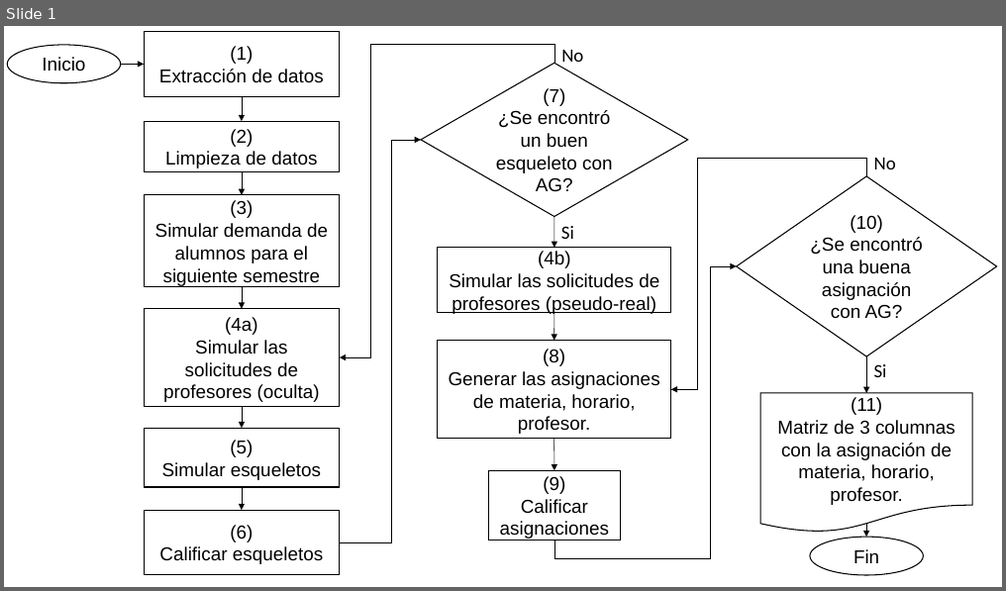
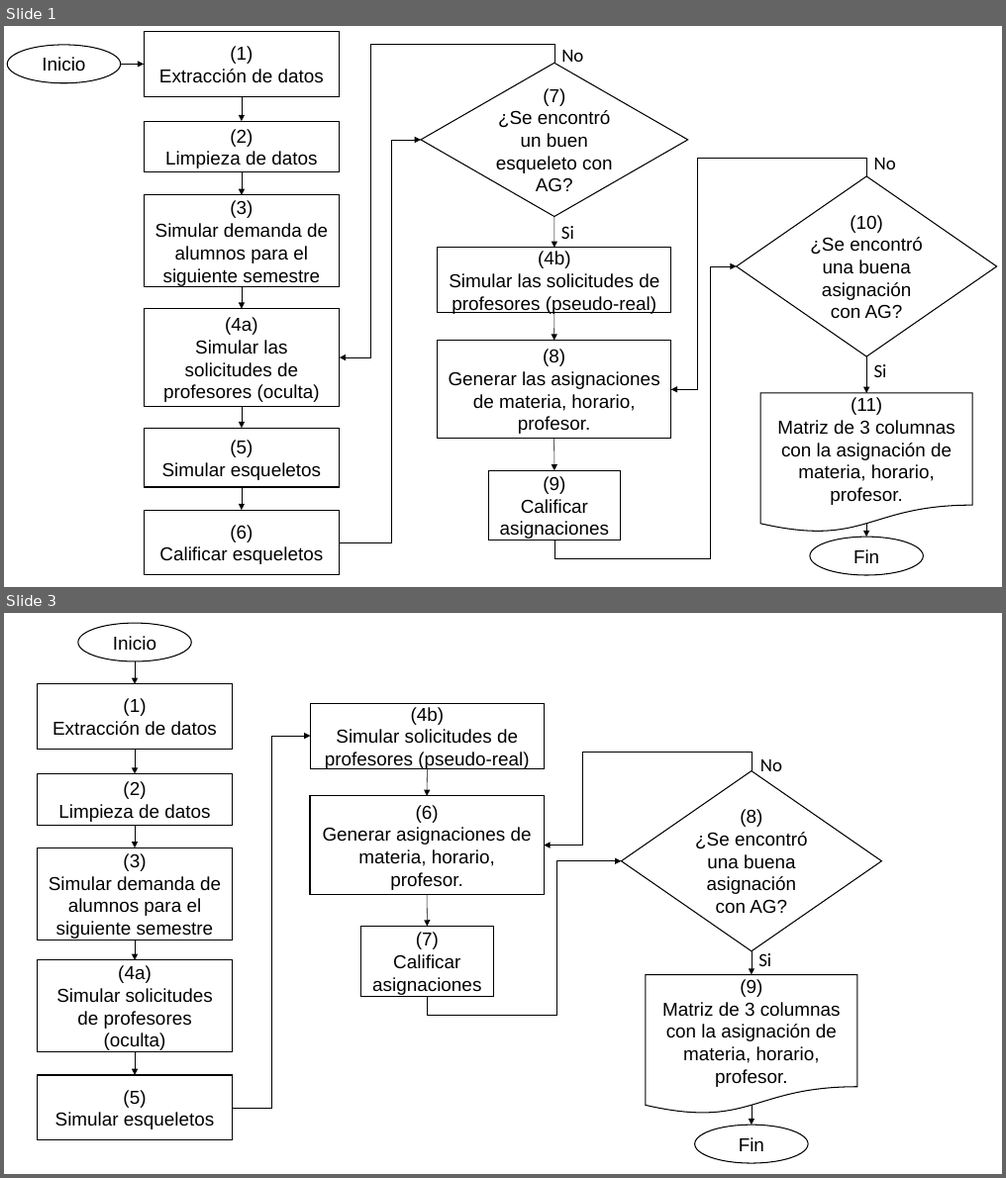
Before and after one commit to ArrigoCoen/Faculty_schedule_simulation, a slide deck: Hidden_files/Tesis/Otros/DiagramaFlujo.pptx. Shown one above the other, each under a label of ours: slide 1 before the commit, slides 1 and 3 after it; the slides between them are not shown. The pictures are 1006x591 and 1006x1178 pixels, drawn with LibreOffice and Linux fonts; fonts in the diff are those of the drawing. Boxes give left, top, right and bottom in pixels: in the first picture for what was removed or moved away, otherwise in the second. Text is boxed around its words. In the diff, an @@ line names an element or a change of style, - is before the commit and + after.

```diff
--- a/Hidden_files/Tesis/Otros/DiagramaFlujo.pptx
+++ b/Hidden_files/Tesis/Otros/DiagramaFlujo.pptx
@@ slide 3 added at [4,613,1002,1174], background #FFFFFF @@
@@ ellipse added at [78,623,191,661], outline #000000 1 pt, 18 pt, text #000000 @@
+Inicio
@@ arrow added from (135, 662) to (135, 684), #000000 0.5 pt @@
@@ rectangle added at [37,684,233,750], outline #000000 1 pt, 18 pt, text #000000 @@
+(1)
+Extracción de datos
@@ rectangle added at [310,703,544,768], outline #000000 1 pt, 18 pt, text #000000 @@
+(4b)
+Simular solicitudes de profesores (pseudo-real)
@@ arrow added from (135, 750) to (135, 774), #000000 0.5 pt @@
@@ elbow arrow added from (233, 1108) to (310, 736), #000000 0.5 pt @@
@@ elbow arrow added from (751, 771) to (544, 845), #000000 0.5 pt @@
@@ text added at [760,760,782,771], 18 pt, text #000000 @@
+No
@@ rectangle added at [37,774,233,825], outline #000000 1 pt, 18 pt, text #000000 @@
+(2)
+Limpieza de datos
@@ arrow added from (427, 768) to (427, 796), #000000 0.5 pt @@
@@ diamond added at [622,771,882,952], outline #000000 1 pt, 18 pt, text #000000 @@
+(8)
+¿Se encontró una buena asignación con AG?
@@ rectangle added at [310,796,545,894], outline #000000 1 pt, 18 pt, text #000000 @@
+(6)
+Generar asignaciones de materia, horario,
+profesor.
@@ rectangle added at [37,848,233,940], outline #000000 1 pt, 18 pt, text #000000 @@
+(3)
+Simular demanda de alumnos para el siguiente semestre
@@ arrow added from (135, 825) to (135, 848), #000000 0.5 pt @@
@@ elbow arrow added from (427, 996) to (622, 861), #000000 0.5 pt @@
@@ arrow added from (427, 894) to (427, 927), #000000 0.5 pt @@
@@ rectangle added at [361,927,494,997], outline #000000 1 pt, 18 pt, text #000000 @@
+(7)
+Calificar asignaciones
@@ rectangle added at [37,960,233,1053], outline #000000 1 pt, 18 pt, text #000000 @@
+(4a)
+Simular solicitudes de profesores (oculta)
@@ arrow added from (135, 940) to (135, 960), #000000 0.5 pt @@
@@ arrow added from (751, 952) to (751, 975), #000000 0.5 pt @@
@@ text added at [758,954,771,966], 18 pt, text #000000 @@
+Si
@@ flow chart document added at [646,975,857,1115], outline #000000 1 pt, 18 pt, text #000000 @@
+(9)
+Matriz de 3 columnas con la asignación de materia, horario,
+profesor.
@@ arrow added from (135, 1053) to (135, 1075), #000000 0.5 pt @@
@@ rectangle added at [37,1075,233,1141], outline #000000 1 pt, 18 pt, text #000000 @@
+(5)
+Simular esqueletos
@@ arrow added from (751, 1106) to (751, 1125), #000000 0.5 pt @@
@@ ellipse added at [695,1125,808,1163], outline #000000 1 pt, 18 pt, text #000000 @@
+Fin
```
Also in this commit, not shown: 1 other slide added, 28 other files.
